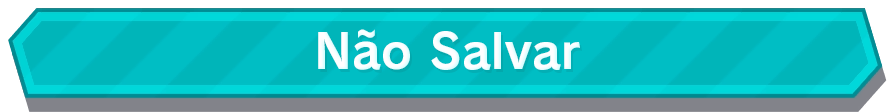
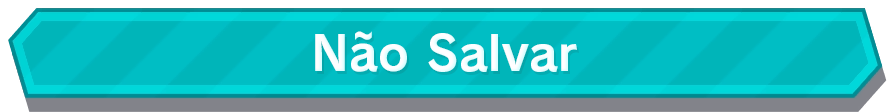
Revision of a layered 891x112 image; what changed, layer by layer:
added layer "Não Salvar V2 Centralizado" above "Não Salvar" over bbox(315, 31, 577, 72)
hid "Não Salvar" over bbox(318, 29, 580, 70)
